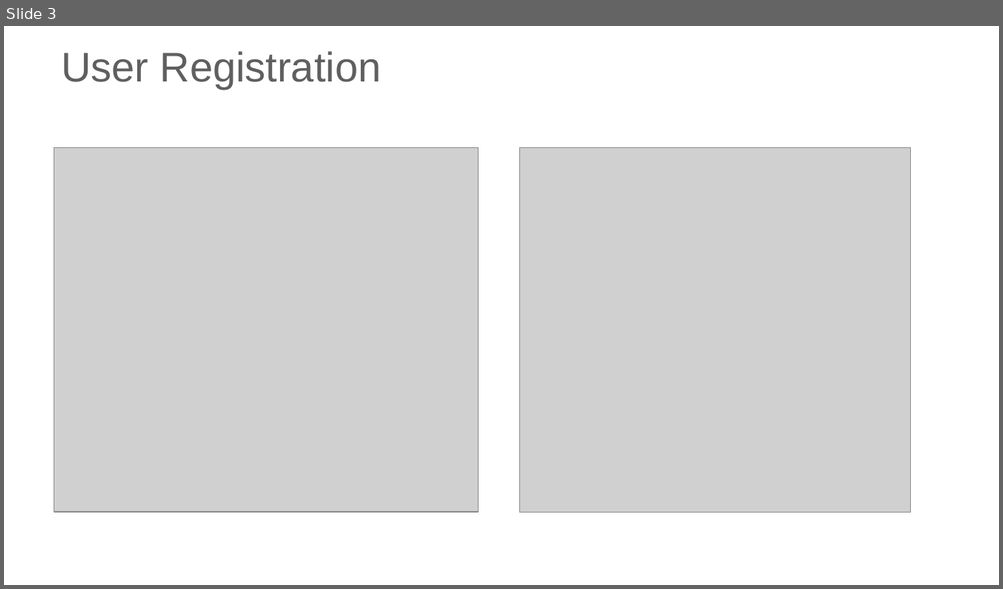
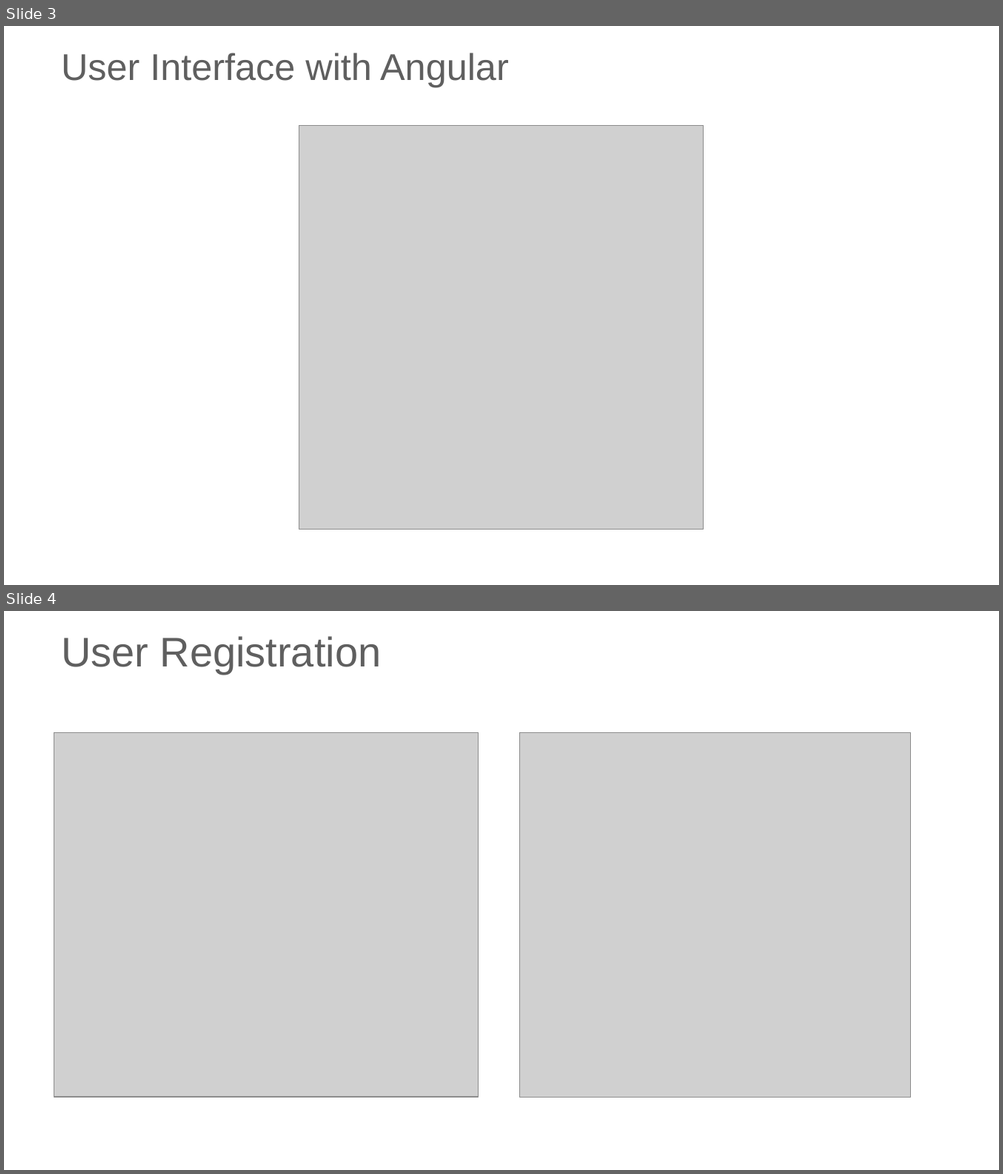
Before and after one commit to angsuman2022/HealthClaim, a slide deck: Healthcare Claim Submission.pptx. Shown one above the other, each under a label of ours: slide 3 before the commit, slides 3 and 4 after it. The pictures are 1003x589 and 1003x1174 pixels, drawn with LibreOffice and Linux fonts; fonts in the diff are those of the drawing; grey boxes stand for pictures; background and template pictures are left out. Boxes give left, top, right and bottom in pixels: in the first picture for what was removed or moved away, otherwise in the second. Text is boxed around its words. In the diff, an @@ line names an element or a change of style, - is before the commit and + after.

```diff
--- a/Healthcare Claim Submission.pptx
+++ b/Healthcare Claim Submission.pptx
@@ slide 3 added at (x1=4, y1=26, x2=999, y2=585), background picture (left out) @@
@@ title added at (x1=61, y1=53, x2=509, y2=87), 36 pt, text #5F5F5F @@
+User Interface with Angular
@@ picture added at (x1=299, y1=125, x2=704, y2=530) @@
@@ what was slide 3 is now slide 4 @@
```
Also in this commit, not shown: 4 slides changed, 2 other slides added, 27 other files.
